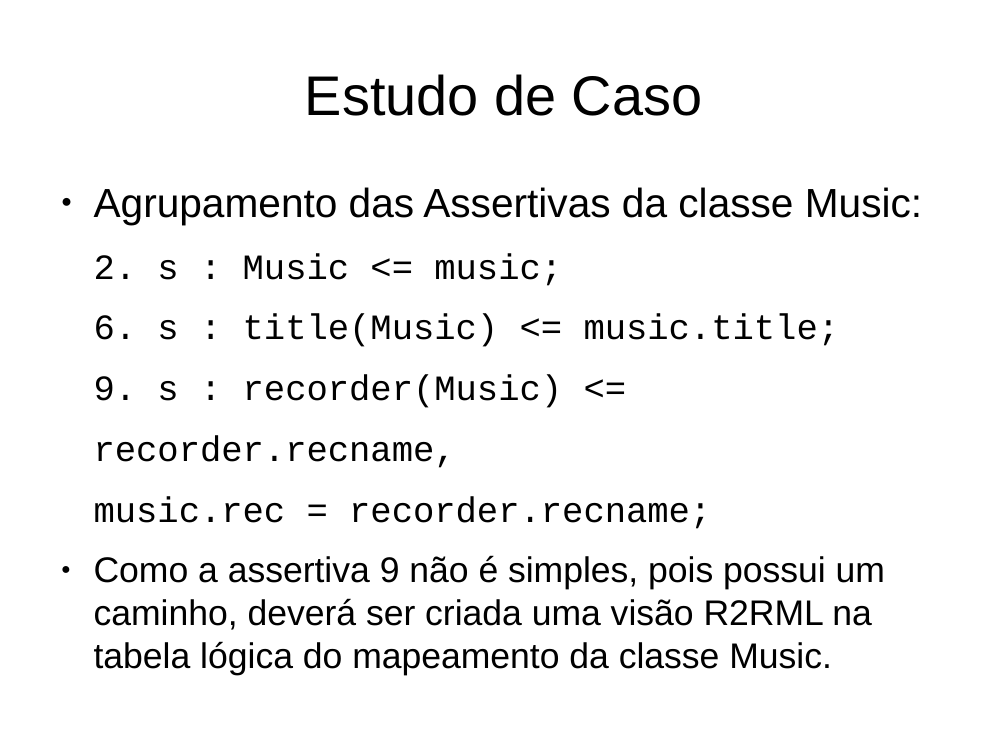
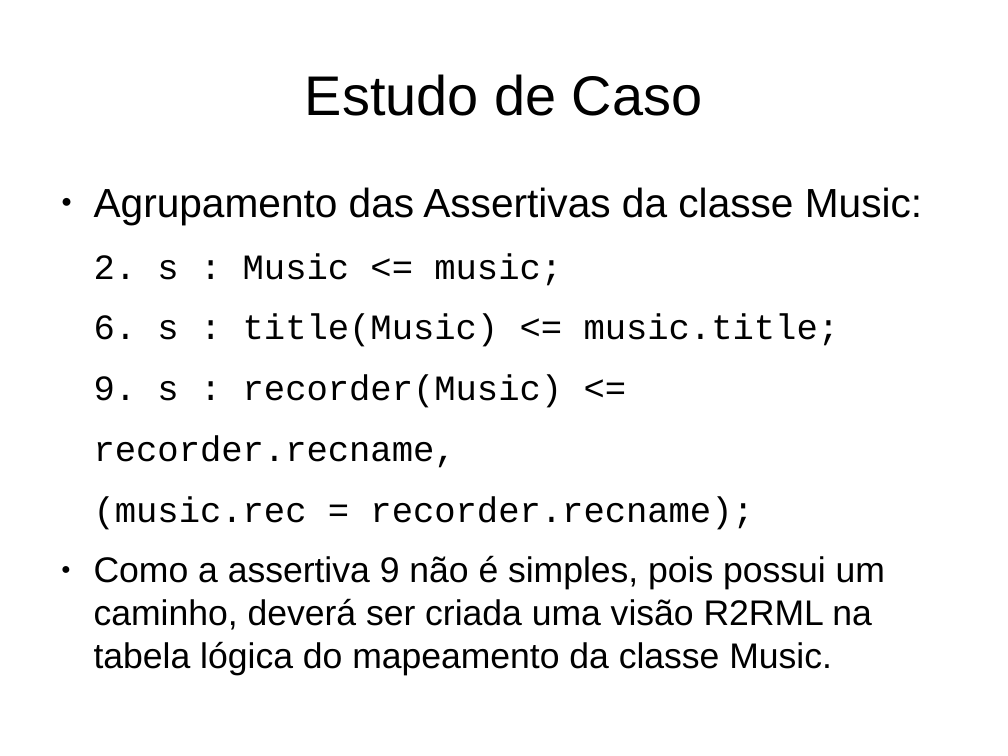
Before and after one commit to luiseufrasio/mestrado-ufc-eufrasio, a slide deck: slide 39 of docs/proposta.odp (slide 38 before the commit). Drawn at 1008x756 pixels with LibreOffice and Linux fonts; fonts in the diff are those of the drawing. Boxes give left, top, right and bottom in pixels: in the first picture for what was removed or moved away, otherwise in the second. Text is boxed around its words. In the diff, an @@ line names an element or a change of style, - is before the commit and + after.

```diff
--- a/docs/proposta.odp
+++ b/docs/proposta.odp
@@ text at (94,496,753,530): text changed @@
-music.rec = recorder.recname;
+(music.rec = recorder.recname);
```
Also in this commit, not shown: 4 other slides changed, 1 slide added, 1 slide removed.
